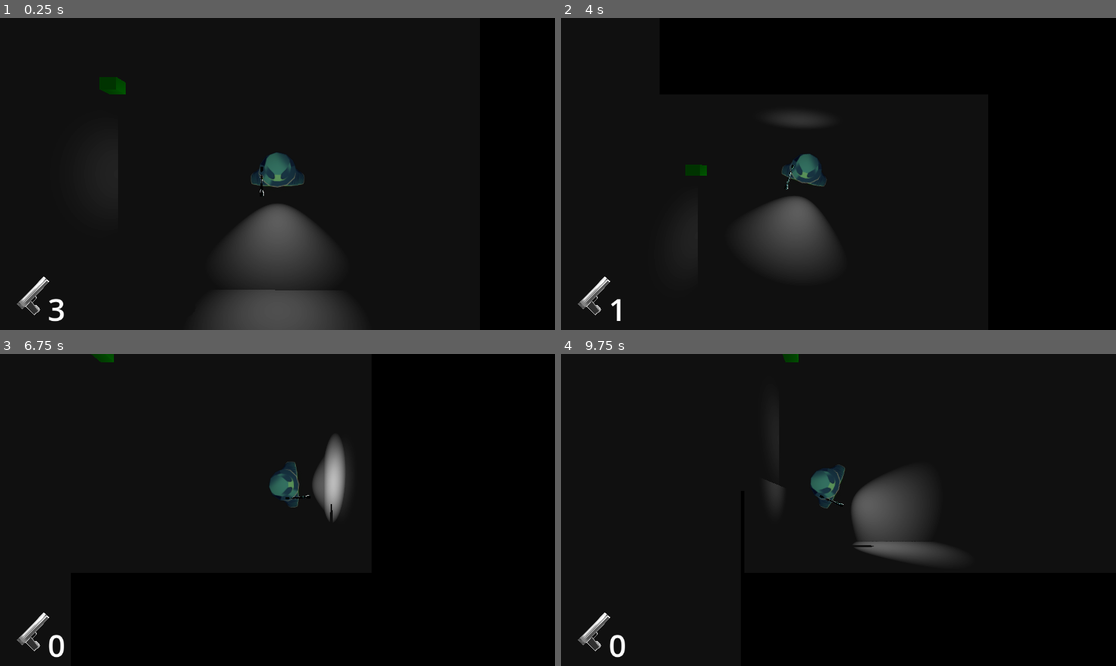
Above: before the commit, frames 1-4 (two rows, left to right).
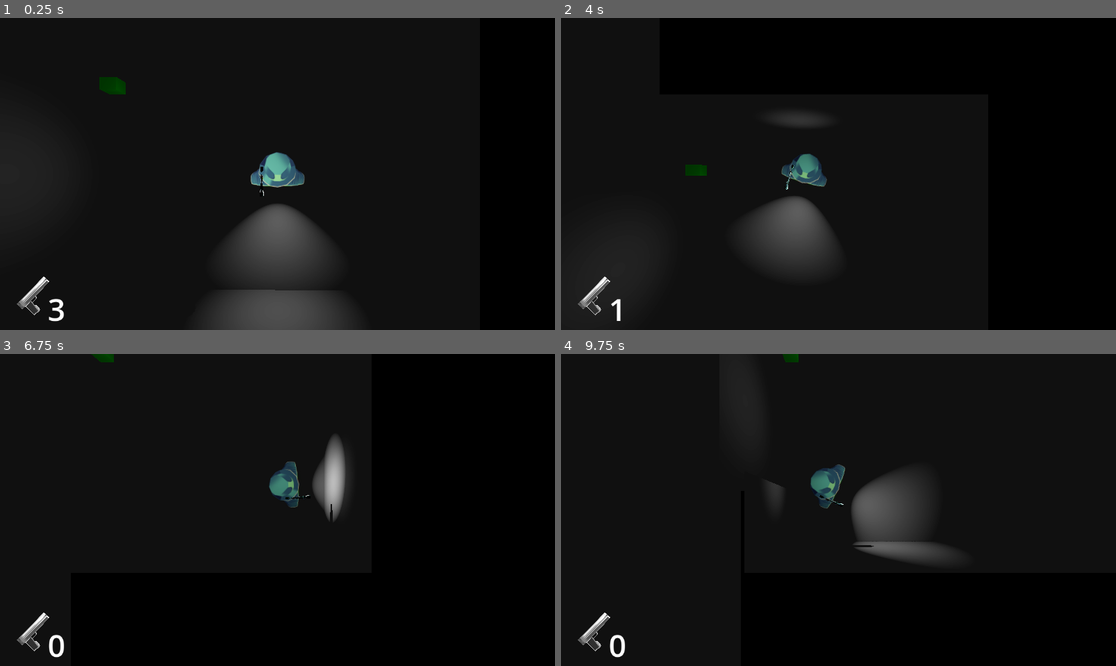
Above: after the commit, the same moments.

Repository: Evanator05/albertagamejam2023
Game: Godot game, scene res://Scenes/Level Hard.tscn
Same seed, same stepped clock (60 frames per second), same inputs: the game is played once before the commit and once after it. This scene is started directly instead of the project's main scene.
Inputs (mouse positions are in pixels of both pictures, inside the frame that each line leads up to):
- Up to frame 1 (0.25 s): no input
- Up to frame 2 (4 s): move the mouse to (960, 158) at 0.52 s; hold D (moveRight) 0.53-1.28 s; tap E (interact) at 0.6, 2.1, 3.6 s; move the mouse to (727, 189) at 1.27 s; hold S (moveDown) 1.28-2.03 s; click (727, 189) at 1.35 s; move the mouse to (894, 105) at 2.02 s; hold D (moveRight) 2.03-2.78 s; move the mouse to (810, 236) at 2.77 s; hold W (moveUp) 2.78-3.53 s; click (810, 236) at 2.85 s; move the mouse to (1005, 220) at 3.52 s; hold A (moveLeft) from 3.53 s (still down)
- Up to frame 3 (6.75 s): move the mouse to (111, 463) at 4.27 s; click (111, 463) at 4.35 s; move the mouse to (305, 510) at 5.02 s; release A (moveLeft) at 5.03 s; hold S (moveDown) 5.03-5.78 s; tap E (interact) at 5.1, 6.6 s; move the mouse to (194, 432) at 5.77 s; hold D (moveRight) 5.78-6.53 s; click (194, 432) at 5.85 s; move the mouse to (399, 494) at 6.52 s; hold W (moveUp) from 6.53 s (still down)
- Up to frame 4 (9.75 s): move the mouse to (727, 525) at 7.27 s; release W (moveUp) at 7.28 s; hold D (moveRight) 7.28-8.03 s; click (727, 525) at 7.35 s; move the mouse to (894, 441) at 8.02 s; hold S (moveDown) 8.03-8.78 s; tap E (interact) at 8.1, 9.6 s; move the mouse to (810, 572) at 8.77 s; hold A (moveLeft) 8.78-9.53 s; click (810, 572) at 8.85 s; move the mouse to (1005, 556) at 9.52 s; hold W (moveUp) from 9.53 s (still down)

The runs differ from the first frame. In frame 1, 0.7% of the frame differs, in the area x 45-55%, y 42-58%; in frame 2, 0.4%; in frame 3, 0.1%; in frame 4, less than 0.1%.

Commit message:
im not sure what I changed :P

Diff:
--- a/Scenes/Level Hard.tscn
+++ b/Scenes/Level Hard.tscn
@@ -100,58 +100,58 @@
 size = Vector3(4, 4, 4)
 
 [node name="OmniLight3D" type="OmniLight3D" parent="NavigationRegion3D"]
-transform = Transform3D(1, 0, 0, 0, 1, 0, 0, 0, 1, 5, 0, 0)
+transform = Transform3D(1, 0, 0, 0, 1, 0, 0, 0, 1, 5, 2.85164, 0)
 
 [node name="OmniLight3D2" type="OmniLight3D" parent="NavigationRegion3D"]
-transform = Transform3D(1, 0, 0, 0, 1, 0, 0, 0, 1, -6, 0, 0)
+transform = Transform3D(1, 0, 0, 0, 1, 0, 0, 0, 1, -6, 2.85164, 0)
 
 [node name="OmniLight3D3" type="OmniLight3D" parent="NavigationRegion3D"]
-transform = Transform3D(1, 0, 0, 0, 1, 0, 0, 0, 1, -6, 0, -13)
+transform = Transform3D(1, 0, 0, 0, 1, 0, 0, 0, 1, -6, 2.85164, -13)
 
 [node name="OmniLight3D4" type="OmniLight3D" parent="NavigationRegion3D"]
-transform = Transform3D(1, 0, 0, 0, 1, 0, 0, 0, 1, -12, 0, 11)
+transform = Transform3D(1, 0, 0, 0, 1, 0, 0, 0, 1, -12, 2.85164, 11)
 
 [node name="OmniLight3D5" type="OmniLight3D" parent="NavigationRegion3D"]
-transform = Transform3D(1, 0, 0, 0, 1, 0, 0, 0, 1, -28, 0, 13)
+transform = Transform3D(1, 0, 0, 0, 1, 0, 0, 0, 1, -28, 2.85164, 13)
 
 [node name="OmniLight3D6" type="OmniLight3D" parent="NavigationRegion3D"]
-transform = Transform3D(1, 0, 0, 0, 1, 0, 0, 0, 1, -41, 0, 25)
+transform = Transform3D(1, 0, 0, 0, 1, 0, 0, 0, 1, -41, 2.85164, 25)
 
 [node name="OmniLight3D7" type="OmniLight3D" parent="NavigationRegion3D"]
-transform = Transform3D(1, 0, 0, 0, 1, 0, 0, 0, 1, -57, 0, 23)
+transform = Transform3D(1, 0, 0, 0, 1, 0, 0, 0, 1, -57, 2.85164, 23)
 
 [node name="OmniLight3D11" type="OmniLight3D" parent="NavigationRegion3D"]
-transform = Transform3D(1, 0, 0, 0, 1, 0, 0, 0, 1, -56, 0, 3)
+transform = Transform3D(1, 0, 0, 0, 1, 0, 0, 0, 1, -56, 2.85164, 3)
 
 [node name="OmniLight3D12" type="OmniLight3D" parent="NavigationRegion3D"]
-transform = Transform3D(1, 0, 0, 0, 1, 0, 0, 0, 1, -76, 0, 5)
+transform = Transform3D(1, 0, 0, 0, 1, 0, 0, 0, 1, -76, 2.85164, 5)
 
 [node name="OmniLight3D8" type="OmniLight3D" parent="NavigationRegion3D"]
-transform = Transform3D(1, 0, 0, 0, 1, 0, 0, 0, 1, -47, 0, 13)
+transform = Transform3D(1, 0, 0, 0, 1, 0, 0, 0, 1, -47, 2.85164, 13)
 
 [node name="OmniLight3D10" type="OmniLight3D" parent="NavigationRegion3D"]
-transform = Transform3D(1, 0, 0, 0, 1, 0, 0, 0, 1, -67, 0, 14)
+transform = Transform3D(1, 0, 0, 0, 1, 0, 0, 0, 1, -67, 2.85164, 14)
 
 [node name="OmniLight3D13" type="OmniLight3D" parent="NavigationRegion3D"]
-transform = Transform3D(1, 0, 0, 0, 1, 0, 0, 0, 1, -65, 0, -6)
+transform = Transform3D(1, 0, 0, 0, 1, 0, 0, 0, 1, -65, 2.85164, -6)
 
 [node name="OmniLight3D14" type="OmniLight3D" parent="NavigationRegion3D"]
-transform = Transform3D(1, 0, 0, 0, 1, 0, 0, 0, 1, -5, 0, -27)
+transform = Transform3D(1, 0, 0, 0, 1, 0, 0, 0, 1, -5, 2.85164, -27)
 
 [node name="OmniLight3D18" type="OmniLight3D" parent="NavigationRegion3D"]
-transform = Transform3D(1, 0, 0, 0, 1, 0, 0, 0, 1, 16, 0, -54)
+transform = Transform3D(1, 0, 0, 0, 1, 0, 0, 0, 1, 16, 2.85164, -54)
 
 [node name="OmniLight3D19" type="OmniLight3D" parent="NavigationRegion3D"]
-transform = Transform3D(1, 0, 0, 0, 1, 0, 0, 0, 1, 15, 0, -45)
+transform = Transform3D(1, 0, 0, 0, 1, 0, 0, 0, 1, 15, 2.85164, -45)
 
 [node name="OmniLight3D15" type="OmniLight3D" parent="NavigationRegion3D"]
-transform = Transform3D(1, 0, 0, 0, 1, 0, 0, 0, 1, -17, 0, -35)
+transform = Transform3D(1, 0, 0, 0, 1, 0, 0, 0, 1, -17, 2.85164, -35)
 
 [node name="OmniLight3D16" type="OmniLight3D" parent="NavigationRegion3D"]
-transform = Transform3D(1, 0, 0, 0, 1, 0, 0, 0, 1, -36, 0, -35)
+transform = Transform3D(1, 0, 0, 0, 1, 0, 0, 0, 1, -36, 2.85164, -35)
 
 [node name="OmniLight3D17" type="OmniLight3D" parent="NavigationRegion3D"]
-transform = Transform3D(1, 0, 0, 0, 1, 0, 0, 0, 1, -36, 0, -35)
+transform = Transform3D(1, 0, 0, 0, 1, 0, 0, 0, 1, -36, 2.85164, -35)
 
 [node name="door" parent="." node_paths=PackedStringArray("listenFor") instance=ExtResource("1_6qmls")]
 transform = Transform3D(-4.37114e-08, 0, -1, 0, 1, 0, 1, 0, -4.37114e-08, 0, 0, 0)
